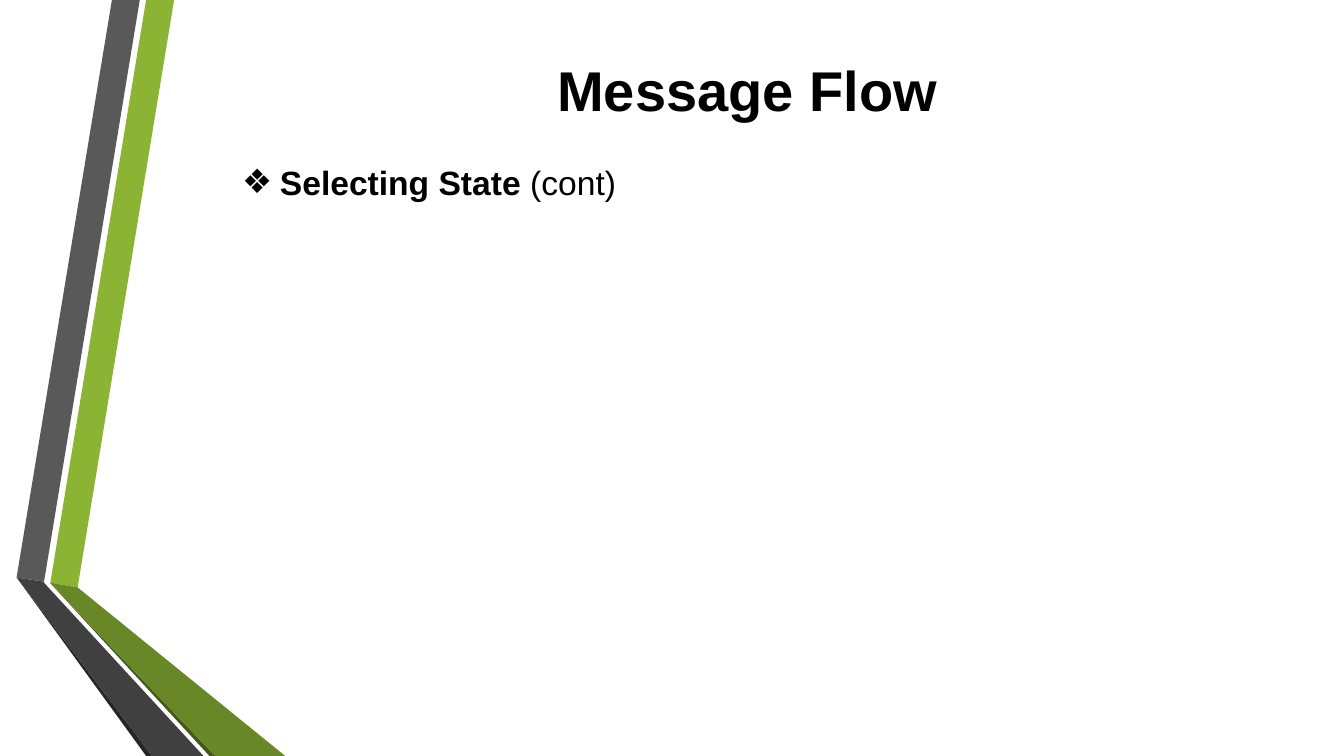
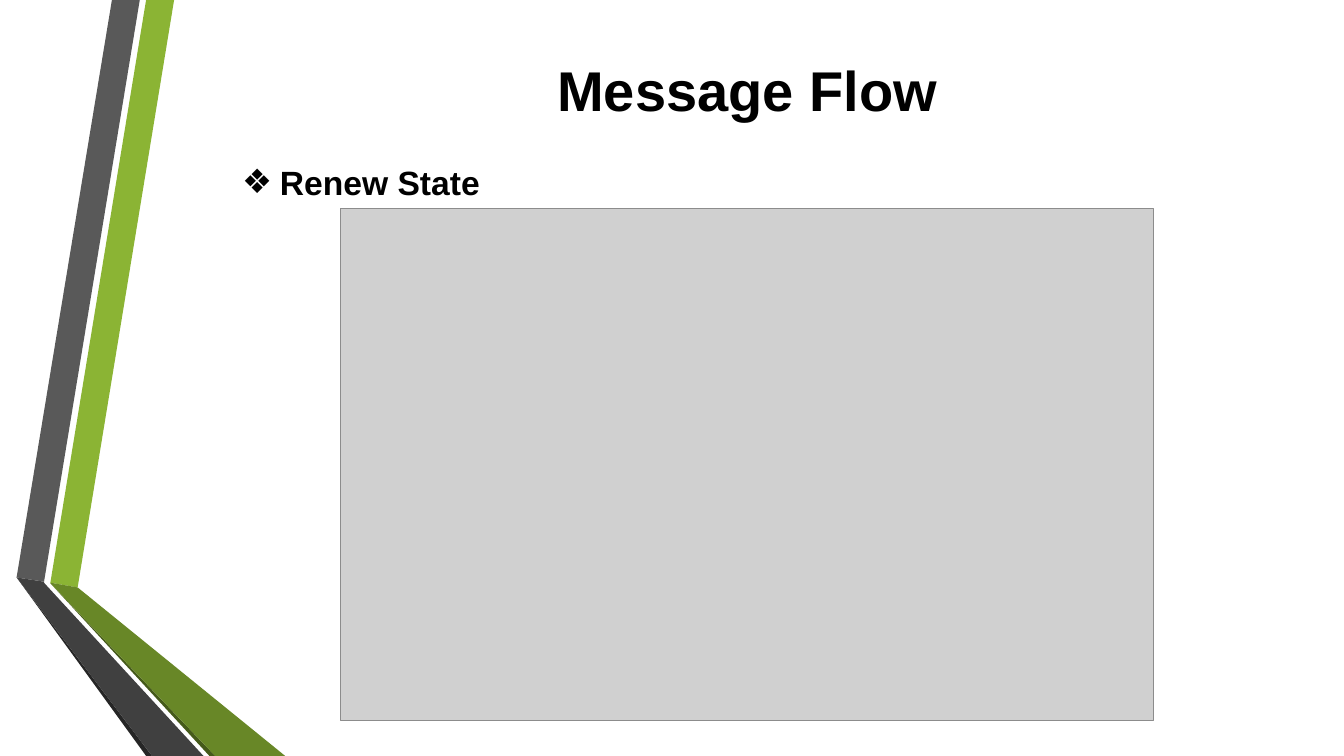
Before and after one commit to tiendatdk3493/Tai_Lieu, a slide deck: slide 19 of Dynamic Host Configuration Protocol (DHCP) Overview.pptx. Drawn at 1344x756 pixels with LibreOffice and Linux fonts; fonts in the diff are those of the drawing; grey boxes stand for pictures; background and template pictures are left out. Boxes give left, top, right and bottom in pixels: in the first picture for what was removed or moved away, otherwise in the second. Text is boxed around its words. In the diff, an @@ line names an element or a change of style, - is before the commit and + after.

```diff
--- a/Dynamic Host Configuration Protocol (DHCP) Overview.pptx
+++ b/Dynamic Host Configuration Protocol (DHCP) Overview.pptx
@@ text at <box>280,171,480,196</box>: text changed @@
-❖ Selecting State (cont)
+❖ Renew State
@@ picture added at <box>341,209,1153,721</box> @@
```
Also in this commit, not shown: 9 other slides changed, 3 slides added, 9 slides removed, 1 other file.
